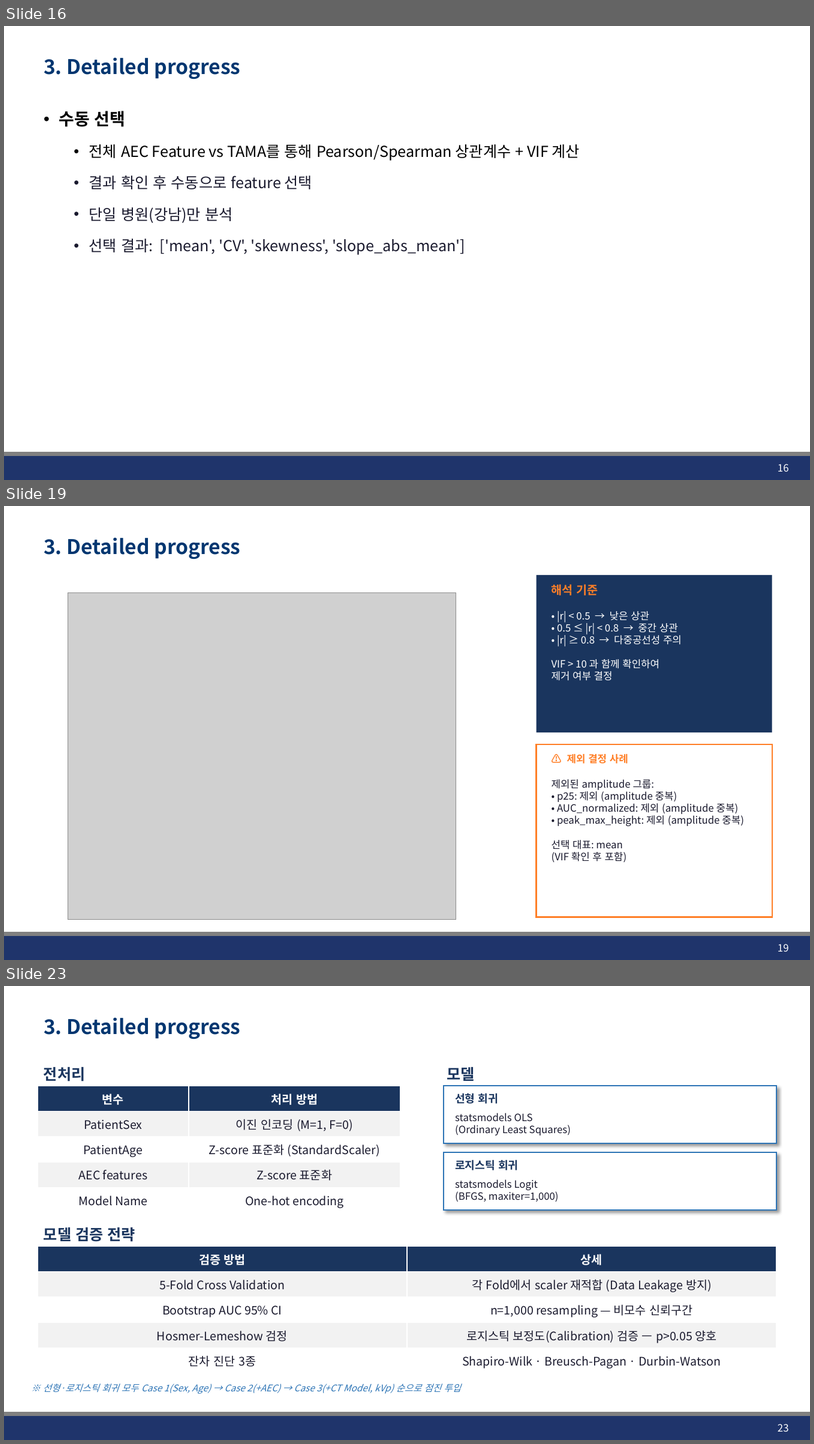
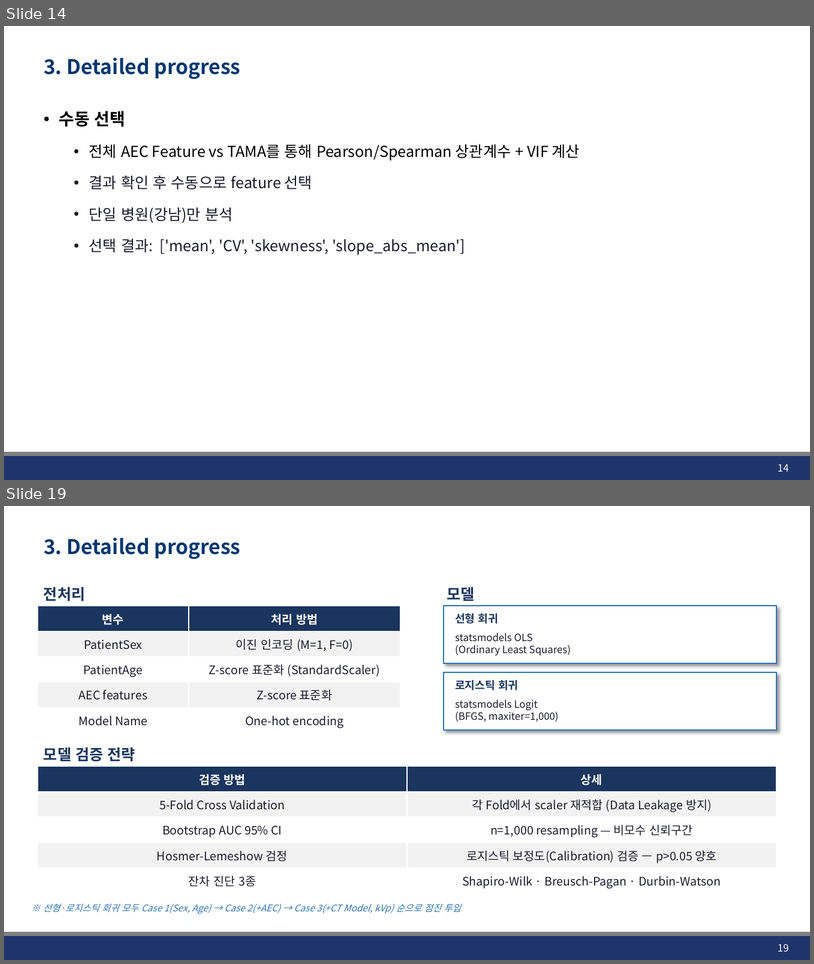
Before and after one commit to JHWannabe/2026-1_Study, a slide deck: 연구자료/260430_Linear_Logistic_Regression.pptx. Shown one above the other, each under a label of ours: slides 16, 19 and 23 before the commit, slides 14 and 19 after it; the slides between them are not shown. The pictures are 814x1444 and 814x964 pixels, drawn with LibreOffice and Linux fonts; fonts in the diff are those of the drawing; grey boxes stand for pictures; background and template pictures are left out. Boxes give left, top, right and bottom in pixels: in the first picture for what was removed or moved away, otherwise in the second. Text is boxed around its words. In the diff, an @@ line names an element or a change of style, - is before the commit and + after.

```diff
--- a/연구자료/260430_Linear_Logistic_Regression.pptx
+++ b/연구자료/260430_Linear_Logistic_Regression.pptx
@@ slide 19 removed at box(4, 506, 810, 960), background #FFFFFF; not listed: 2 template elements that a slide beside it also shows @@
@@ title removed at box(44, 537, 240, 559) @@
-3. Detailed progress
@@ rectangle removed at box(537, 575, 773, 732) @@
@@ picture removed at box(68, 592, 456, 919) @@
@@ text removed at box(552, 584, 598, 595) @@
-해석 기준
@@ text removed at box(552, 611, 682, 681) @@
-• |r| < 0.5 → 낮은 상관
-• 0.5 ≤ |r| < 0.8 → 중간 상관
-• |r| ≥ 0.8 → 다중공선성 주의
-VIF > 10 과 함께 확인하여
-제거 여부 결정
@@ rectangle removed at box(537, 744, 773, 917) @@
@@ text removed at box(567, 754, 629, 763) @@
-⚠ 제외 결정 사례
@@ text removed at box(552, 779, 744, 862) @@
-제외된 amplitude 그룹:
-• p25: 제외 (amplitude 중복)
-• AUC_normalized: 제외 (amplitude 중복)
-• peak_max_height: 제외 (amplitude 중복)
-선택 대표: mean
-(VIF 확인 후 포함)
@@ page number removed at box(778, 943, 789, 951) @@
-19
@@ what was slide 16 is now slide 14 @@
@@ page number at box(778, 463, 789, 471): text changed @@
-16
+14
@@ what was slide 23 is now slide 19 @@
@@ page number at box(778, 943, 789, 951): text changed @@
-23
+19
```
Also in this commit, not shown: 8 slides changed, 8 other slides removed, 4 other files.
